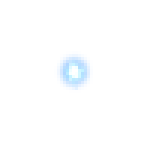
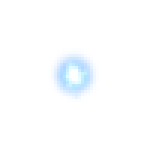
Revision of a layered 150 x 150 image; what changed, layer by layer:
painted on "Capa 2 copia" over (48, 48, 99, 102)
